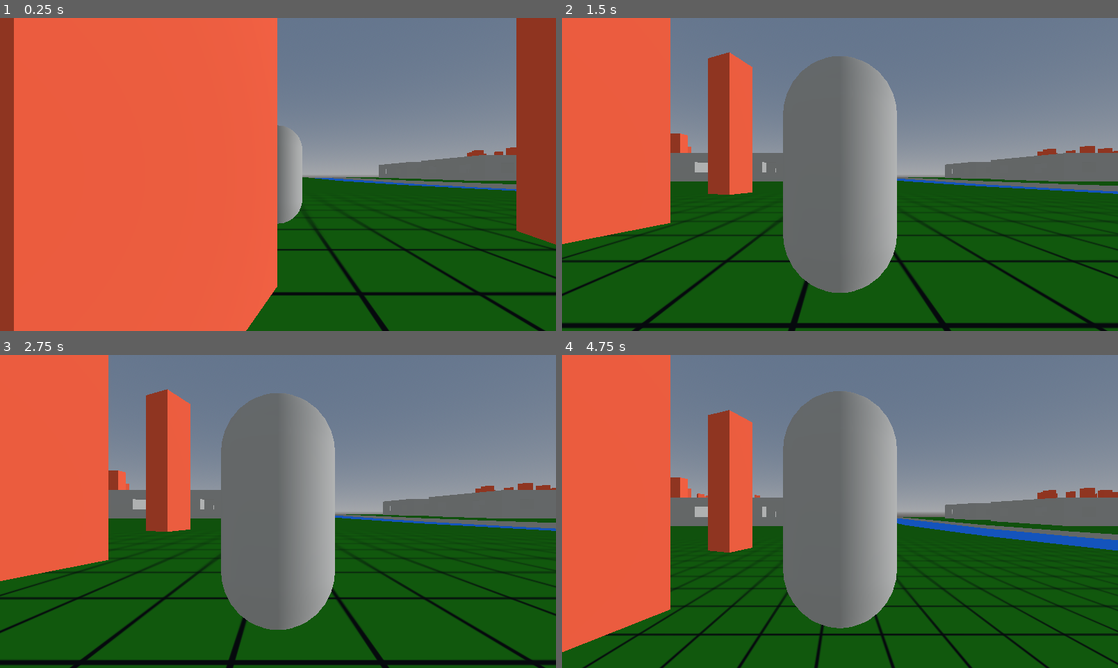
Above: before the commit, frames 1-4 (two rows, left to right).
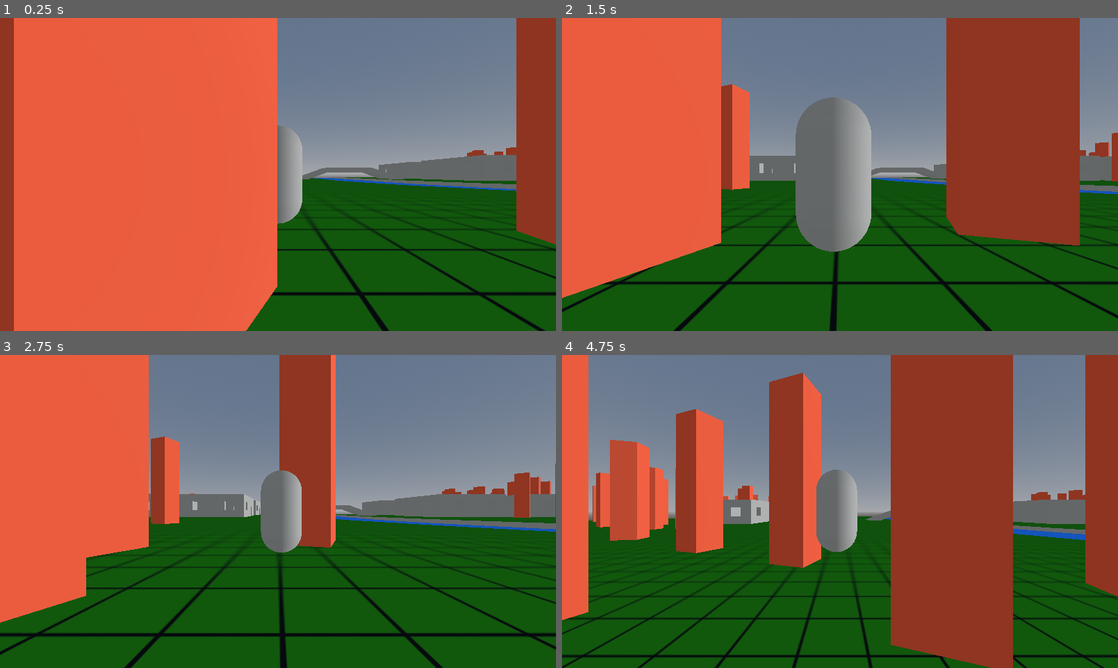
Above: after the commit, the same moments.

Repository: Sammouille/Ichi-Nichi
Game: Godot game, scene res://ScriptsEtScenes/Map/tiers_lieux.tscn
Same seed, same stepped clock (60 frames per second), same inputs: the game is played once before the commit and once after it.
Inputs (mouse positions are in pixels of both pictures, inside the frame that each line leads up to):
- Up to frame 1 (0.25 s): no input
- Up to frame 2 (1.5 s): tap Enter (ui_accept) at 0.5, 0.77 s; move the mouse to (962, 158) at 0.52 s; hold D (bouger_droite, bound only after the commit) 0.53-1.28 s; hold S (bouger_arriere, bound only after the commit) 0.53-1.28 s; click (962, 158) at 0.67 s; move the mouse to (728, 190) at 1.27 s; hold A (bouger_gauche, bound only after the commit) from 1.28 s (still down); tap F at 1.35 s
- Up to frame 3 (2.75 s): tap Enter (ui_accept) at 1.52 s; move the mouse to (333, 442) at 2.02 s; release A (bouger_gauche, bound only after the commit) at 2.03 s; hold D (bouger_droite, bound only after the commit) from 2.03 s (still down); tap Space at 2.1 s
- Up to frame 4 (4.75 s): move the mouse to (812, 574) at 2.77 s; release D (bouger_droite, bound only after the commit) at 2.78 s; hold W (bouger_avant, bound only after the commit) 2.78-3.53 s; tap S (bouger_arriere, bound only after the commit) at 2.85 s; click (812, 574) at 2.92 s; tap Enter (ui_accept) at 3.02, 3.77, 4.52 s; move the mouse to (1006, 558) at 3.52 s; hold F 3.53-4.28 s; hold A (bouger_gauche, bound only after the commit) from 3.53 s (still down); move the mouse to (673, 464) at 4.27 s; tap Space at 4.35 s

The runs differ from the first frame. In frame 1, 0.3% of the frame differs, in the area x 54-73%, y 47-52%; in frame 2, 42%; in frame 3, 31%; in frame 4, 62%, in the area x 0-100%, y 0-100%.

Commit message:
Bouton arrière manette

Diff:
--- a/ScriptsEtScenes/Map/tiers_lieux.gd
+++ b/ScriptsEtScenes/Map/tiers_lieux.gd
@@ -16,6 +16,10 @@
 		else:
 			menu.esc_hide()
 
+	if Input.is_action_just_pressed("Livre") and !menu.visible:
+		hudlivre.visible = !hudlivre.visible
+		get_tree().paused = !get_tree().paused
+
 # Called every frame. 'delta' is the elapsed time since the previous frame.
 func _process(delta: float) -> void:
 	pass
@@ -25,3 +29,8 @@
 	hudlivre.visible = true
 	get_tree().paused = true
 	set_process_input(true)
+
+
+func _on_hud_livre_hiding_livre() -> void:
+	if !menu.visible:
+		get_tree().paused = false
--- a/ScriptsEtScenes/Map/tiers_lieux.tscn
+++ b/ScriptsEtScenes/Map/tiers_lieux.tscn
@@ -1009,6 +1009,21 @@
 use_collision = true
 size = Vector3(2.5, 1, 2)
 
+[node name="Pont" type="Node3D" parent="Village"]
+
+[node name="CSGBox3D" type="CSGBox3D" parent="Village/Pont"]
+transform = Transform3D(1, 0, 0, 0, 1, 0, 0, 0, 1, 63.5025, 1, 0)
+use_collision = true
+size = Vector3(5, 1, 10)
+
+[node name="CSGBox3D3" type="CSGBox3D" parent="Village/Pont/CSGBox3D"]
+transform = Transform3D(1, 0, 0, 0, 0.939693, 0.34202, 0, -0.34202, 0.939693, 0, -1.35134, -8.60271)
+size = Vector3(5, 1, 8.02631)
+
+[node name="CSGBox3D2" type="CSGBox3D" parent="Village/Pont/CSGBox3D"]
+transform = Transform3D(-1, 2.99003e-08, -8.21505e-08, 0, 0.939693, 0.34202, 8.74228e-08, 0.34202, -0.939693, 0, -1.35134, 8.59438)
+size = Vector3(5, 1, 8.02631)
+
 [node name="Riviere" type="Node3D" parent="."]
 process_mode = 1
 transform = Transform3D(1, 0, 0, 0, 1, 0, 0, 0, 1, 0, 0.5, 0)
@@ -3249,4 +3264,5 @@
 visible = false
 
 [connection signal="show_book" from="Menu" to="." method="_on_menu_show_book"]
+[connection signal="hiding_livre" from="HUDLivre" to="." method="_on_hud_livre_hiding_livre"]
 [connection signal="hiding_livre" from="HUDLivre" to="Menu" method="_on_hud_livre_hiding_livre"]
--- a/ScriptsEtScenes/UI/hud_livre.gd
+++ b/ScriptsEtScenes/UI/hud_livre.gd
@@ -21,6 +21,14 @@
 
 
 func _input(event: InputEvent) -> void:
+	if Input.is_action_just_pressed("manette_accept_ui") and self.visible:
+		#print(get_viewport().gui_get_focus_owner())
+		get_viewport().gui_get_focus_owner().emit_signal("pressed")
+
+	if Input.is_action_just_pressed("manette_retour_menu") and self.visible:
+		self.visible = false
+		emit_signal("hiding_livre")
+
 	#if Input.is_action_just_pressed("ui_left"):
 		#if !criquet.visible :
 			#criquet_obtained()
--- a/ScriptsEtScenes/UI/menu.gd
+++ b/ScriptsEtScenes/UI/menu.gd
@@ -11,6 +11,8 @@
 @onready var button_backcredits = $VBoxCredits/ButtonBack
 
 @onready var button_option_control = $Options/VBoxOptions/ButtonControls
+
+var book_show = false
 
 signal show_book
 
@@ -28,9 +30,20 @@
 	if Input.is_action_just_pressed("Pause") and get_tree().current_scene.name == "Menu" :
 		esc_hide()
 
-	if Input.is_action_just_pressed("manette_accept_ui"):
+	if Input.is_action_just_pressed("manette_accept_ui") and self.visible:
 		#print(get_viewport().gui_get_focus_owner())
 		get_viewport().gui_get_focus_owner().emit_signal("pressed")
+
+	if Input.is_action_just_pressed("manette_retour_menu"):
+
+		if self.visible and get_tree().current_scene.name == "TiersLieux" and !vboxcredits.visible and !options.visible and !book_show and vboxbutton.visible:
+			self.visible = false
+			get_tree().paused = false
+
+		if vboxcredits.visible:
+			vboxcredits.visible = false
+			vboxbutton.visible = true
+			button_credits.grab_focus()
 
 # Called every frame. 'delta' is the elapsed time since the previous frame.
 func _process(delta: float) -> void:
@@ -40,6 +53,7 @@
 func _on_button_play_pressed() -> void:
 	if get_tree().current_scene.name == "TiersLieux" :
 		self.visible = false
+		get_tree().paused = false
 	else:
 		get_tree().change_scene_to_file("res://ScriptsEtScenes/Map/tiers_lieux.tscn")
 
@@ -76,6 +90,7 @@
 
 func _on_button_livre_pressed() -> void:
 	emit_signal("show_book")
+	book_show = true
 
 
 func _on_visibility_changed() -> void:
@@ -88,6 +103,7 @@
 
 func _on_hud_livre_hiding_livre() -> void:
 	button_play.grab_focus()
+	book_show = false
 
 
 func esc_hide():
--- a/ScriptsEtScenes/UI/options.gd
+++ b/ScriptsEtScenes/UI/options.gd
@@ -17,6 +17,17 @@
 
 	if get_tree().current_scene.name == "TiersLieux" :
 		button_quit.visible = false
+
+
+func _input(event: InputEvent) -> void:
+	if self.visible and Input.is_action_just_pressed("manette_retour_menu"):
+
+		if showinput.visible:
+			vboxoptions.visible = true
+			showinput.visible = false
+			button_controls.grab_focus()
+		else:
+			self.visible = false
 
 
 # Called every frame. 'delta' is the elapsed time since the previous frame.
--- a/project.godot
+++ b/project.godot
@@ -32,27 +32,33 @@
 bouger_avant={
 "deadzone": 0.5,
 "events": [Object(InputEventJoypadMotion,"resource_local_to_scene":false,"resource_name":"","device":-1,"axis":1,"axis_value":-1.0,"script":null)
+, Object(InputEventKey,"resource_local_to_scene":false,"resource_name":"","device":-1,"window_id":0,"alt_pressed":false,"shift_pressed":false,"ctrl_pressed":false,"meta_pressed":false,"pressed":false,"keycode":0,"physical_keycode":87,"key_label":0,"unicode":122,"location":0,"echo":false,"script":null)
+, Object(InputEventKey,"resource_local_to_scene":false,"resource_name":"","device":-1,"window_id":0,"alt_pressed":false,"shift_pressed":false,"ctrl_pressed":false,"meta_pressed":false,"pressed":false,"keycode":0,"physical_keycode":90,"key_label":0,"unicode":119,"location":0,"echo":false,"script":null)
 ]
 }
 bouger_arriere={
 "deadzone": 0.5,
 "events": [Object(InputEventJoypadMotion,"resource_local_to_scene":false,"resource_name":"","device":-1,"axis":1,"axis_value":1.0,"script":null)
+, Object(InputEventKey,"resource_local_to_scene":false,"resource_name":"","device":-1,"window_id":0,"alt_pressed":false,"shift_pressed":false,"ctrl_pressed":false,"meta_pressed":false,"pressed":false,"keycode":0,"physical_keycode":83,"key_label":0,"unicode":115,"location":0,"echo":false,"script":null)
 ]
 }
 bouger_gauche={
 "deadzone": 0.5,
 "events": [Object(InputEventJoypadMotion,"resource_local_to_scene":false,"resource_name":"","device":-1,"axis":0,"axis_value":-1.0,"script":null)
+, Object(InputEventKey,"resource_local_to_scene":false,"resource_name":"","device":-1,"window_id":0,"alt_pressed":false,"shift_pressed":false,"ctrl_pressed":false,"meta_pressed":false,"pressed":false,"keycode":0,"physical_keycode":65,"key_label":0,"unicode":113,"location":0,"echo":false,"script":null)
+, Object(InputEventKey,"resource_local_to_scene":false,"resource_name":"","device":-1,"window_id":0,"alt_pressed":false,"shift_pressed":false,"ctrl_pressed":false,"meta_pressed":false,"pressed":false,"keycode":0,"physical_keycode":81,"key_label":0,"unicode":97,"location":0,"echo":false,"script":null)
 ]
 }
 bouger_droite={
 "deadzone": 0.5,
 "events": [Object(InputEventJoypadMotion,"resource_local_to_scene":false,"resource_name":"","device":-1,"axis":0,"axis_value":1.0,"script":null)
+, Object(InputEventKey,"resource_local_to_scene":false,"resource_name":"","device":-1,"window_id":0,"alt_pressed":false,"shift_pressed":false,"ctrl_pressed":false,"meta_pressed":false,"pressed":false,"keycode":0,"physical_keycode":68,"key_label":0,"unicode":100,"location":0,"echo":false,"script":null)
 ]
 }
 rotation_cam_haut={
 "deadzone": 0.5,
 "events": [Object(InputEventJoypadMotion,"resource_local_to_scene":false,"resource_name":"","device":-1,"axis":3,"axis_value":-1.0,"script":null)
-]
+, null]
 }
 rotation_cam_bas={
 "deadzone": 0.5,
@@ -72,6 +78,7 @@
 Pause={
 "deadzone": 0.5,
 "events": [Object(InputEventKey,"resource_local_to_scene":false,"resource_name":"","device":-1,"window_id":0,"alt_press …(195 unchanged characters)…
+, Object(InputEventJoypadButton,"resource_local_to_scene":false,"resource_name":"","device":-1,"button_index":6,"pressure":0.0,"pressed":false,"script":null)
 ]
 }
 manette_accept_ui={
@@ -79,3 +86,14 @@
 "events": [Object(InputEventJoypadButton,"resource_local_to_scene":false,"resource_name":"","device":-1,"button_index":0,"pressure":0.0,"pressed":false,"script":null)
 ]
 }
+Livre={
+"deadzone": 0.5,
+"events": [Object(InputEventJoypadButton,"resource_local_to_scene":false,"resource_name":"","device":-1,"button_index":4,"pressure":0.0,"pressed":false,"script":null)
+, Object(InputEventJoypadButton,"resource_local_to_scene":false,"resource_name":"","device":-1,"button_index":3,"pressure":0.0,"pressed":false,"script":null)
+]
+}
+manette_retour_menu={
+"deadzone": 0.5,
+"events": [Object(InputEventJoypadButton,"resource_local_to_scene":false,"resource_name":"","device":-1,"button_index":1,"pressure":0.0,"pressed":false,"script":null)
+]
+}
